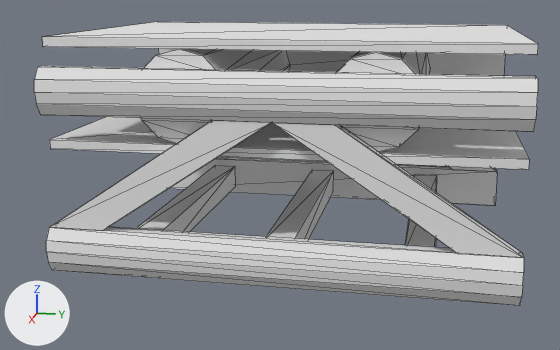
Renders of the OBJ model resources/assets/taam/models/conveyor.obj from each side of a commit.
Both versions are drawn from a camera (50 mm lens) standing at (2.378, -0.184, 0.618) and looking at (0.535, -0.553, 0.157). Arrows for +X, +Y and +Z are at lower left; the lights stay in place. Mesh edges are drawn as thin lines. Where no turn or scale is listed for an object, it has been applied to the vertices. Vertices at the same position are counted once.

The first picture shows 'Conveyor_Straight_Cube003'.
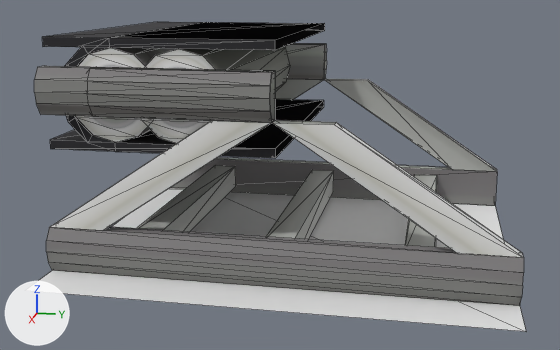
Changed parts and their boxes (x1, y1, x2, y2) in the pictures (560 x 350 px):
'Conveyor_Straight_Cube003', reshaped (20% shorter)
    before: (34, 22, 538, 306)
    after: (46, 79, 524, 306)
'Conveyor_Straight_csmdl', added
    after: (34, 22, 324, 158)
'Reference_rplane', added
    after: (25, 189, 526, 331)
'Conveyor_End_cemdl', added
    after: (65, 22, 327, 158)
part 1 of me_conveyor_straight_cube003, deleted
    before: (34, 22, 538, 170)
part 2 of me_conveyor_straight_cube003, recoloured
    both: (46, 120, 524, 306)

What changed in the scene script:
```text
Add img_conveyor_png:
    img_conveyor_png = load_image('conveyor.png', '../textures/models/conveyor.png', 1024, 1024, 'sRGB')
Add mat_conveyor:
    mat_conveyor = principled_material('Conveyor')
    mat_conveyor.texture = img_conveyor_png
    mat_conveyor.roughness = 0.69
Change me_conveyor_straight_cube003:
    used by ob_conveyor_straight_cube003; location = (0.0, 0.0, 0.0)
    remove me_conveyor_straight_cube003.from_pydata(...)  # 164 vertices, 216 faces; spans x 0.1..0.9, y -1.0..0.0, z 0.0..0.51
    add me_conveyor_straight_cube003.from_pydata(...)  # 72 vertices, 84 faces; spans x 0.1..0.9, y -1.0..0.0, z 0.0..0.35
    me_conveyor_straight_cube003 part 1: 6 loose pieces with 92 vertices, spanning x 0.1..0.9, y -1.0..0.0, z 0.27..0.51, are deleted
    me_conveyor_straight_cube003 part 2: 84 faces spanning x 0.1..0.9, y -1.0..0.0, z 0.0..0.35 switch from mat_material (white #e7e7e7) to mat_conveyor (picture img_conveyor_png)
Add me_reference_rplane:
    me_reference_rplane.from_pydata([(0.0, -1.0, 0.0), (0.0, 0.0, 0.0), (1.0, 0.0, 0.0), (1.0, -1.0, 0.0)], [], [(0, 3, 2), (0, 2, 1)])
    me_reference_rplane.materials.append(mat_material)  # white #e7e7e7
Add me_conveyor_straight_csmdl:
    me_conveyor_straight_csmdl.from_pydata(...)  # 68 vertices, 88 faces; spans x 0.1..0.9, y -1.0..-0.5, z 0.27..0.51
    me_conveyor_straight_csmdl.materials.append(mat_conveyor)  # picture img_conveyor_png
Add me_conveyor_end_cemdl:
    me_conveyor_end_cemdl.from_pydata(...)  # 104 vertices, 178 faces; spans x 0.1..0.9, y -0.97..-0.5, z 0.27..0.51
    me_conveyor_end_cemdl.materials.append(mat_conveyor)  # picture img_conveyor_png
Add ob_reference_rplane:
    ob_reference_rplane = bpy.data.objects.new('Reference_rplane', me_reference_rplane)
    ob_reference_rplane.location = (0.0, 0.0, 0.0)
Add ob_conveyor_straight_csmdl:
    ob_conveyor_straight_csmdl = bpy.data.objects.new('Conveyor_Straight_csmdl', me_conveyor_straight_csmdl)
    ob_conveyor_straight_csmdl.location = (0.0, 0.0, 0.0)
Add ob_conveyor_end_cemdl:
    ob_conveyor_end_cemdl = bpy.data.objects.new('Conveyor_End_cemdl', me_conveyor_end_cemdl)
    ob_conveyor_end_cemdl.location = (0.0, 0.0, 0.0)
```
